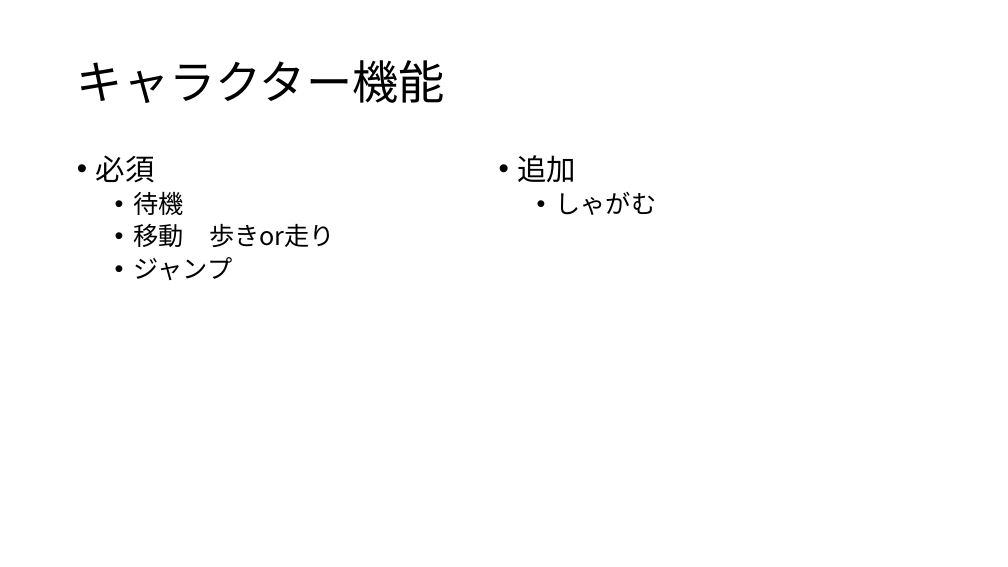
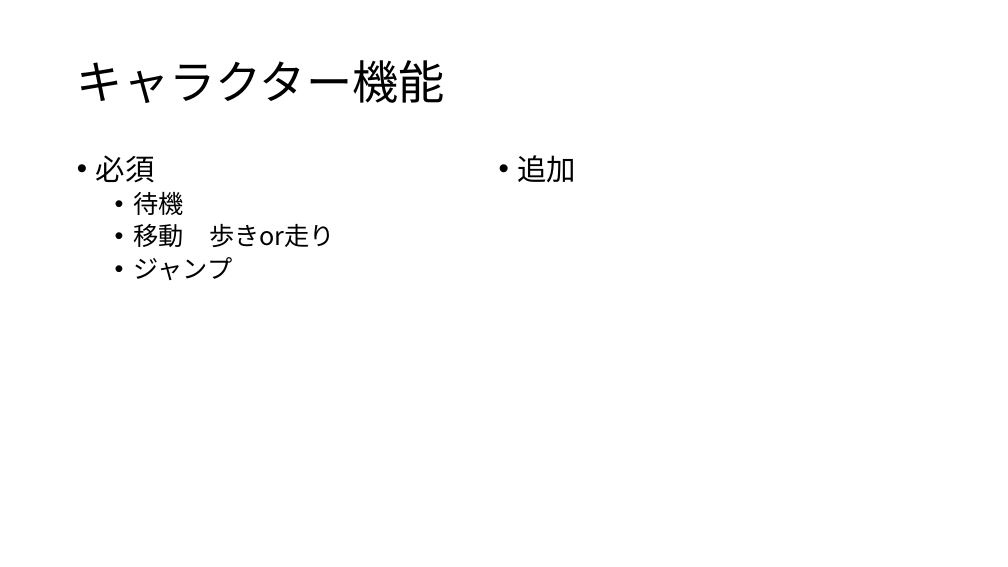
Before and after one commit to anabukiGC/GCLUC2023, a slide deck: slide 4 of 高松ゲーム.pptx (slide 7 before the commit). Drawn at 1008x567 pixels with LibreOffice and Linux fonts; fonts in the diff are those of the drawing. Boxes give left, top, right and bottom in pixels: in the first picture for what was removed or moved away, otherwise in the second. Text is boxed around its words. In the diff, an @@ line names an element or a change of style, - is before the commit and + after.

```diff
--- a/高松ゲーム.pptx
+++ b/高松ゲーム.pptx
@@ text at [555,192,656,215]: paragraph removed @@
-  • しゃがむ
```
Also in this commit, not shown: 2 slides added, 4 slides removed.
